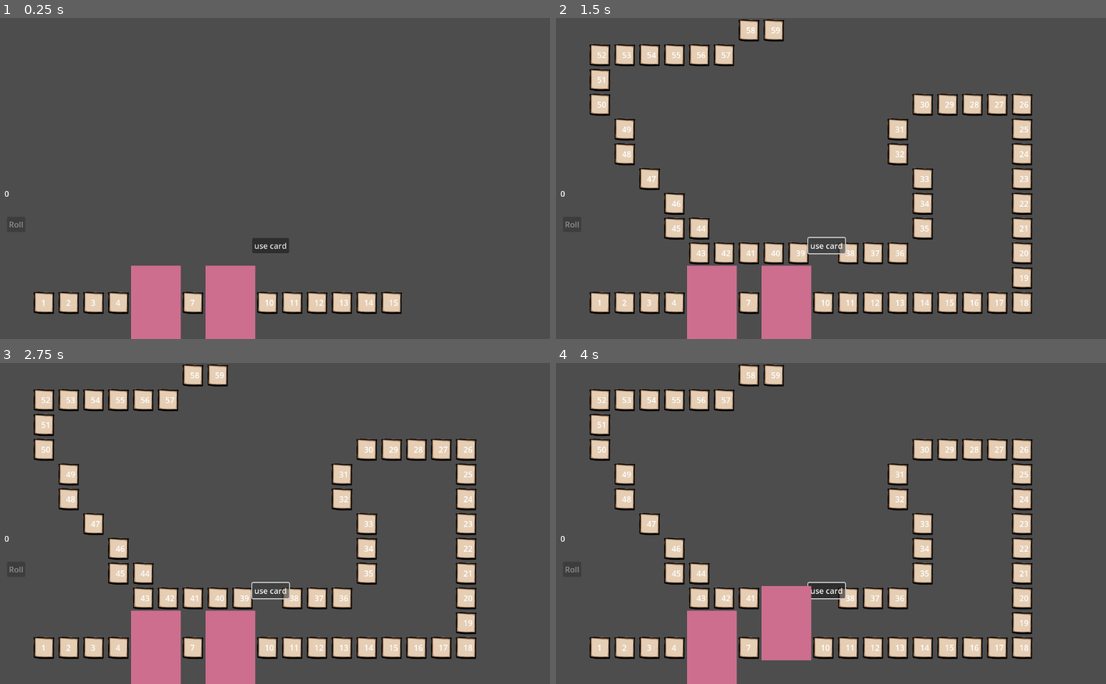
Above: before the commit, frames 1-4 (two rows, left to right).
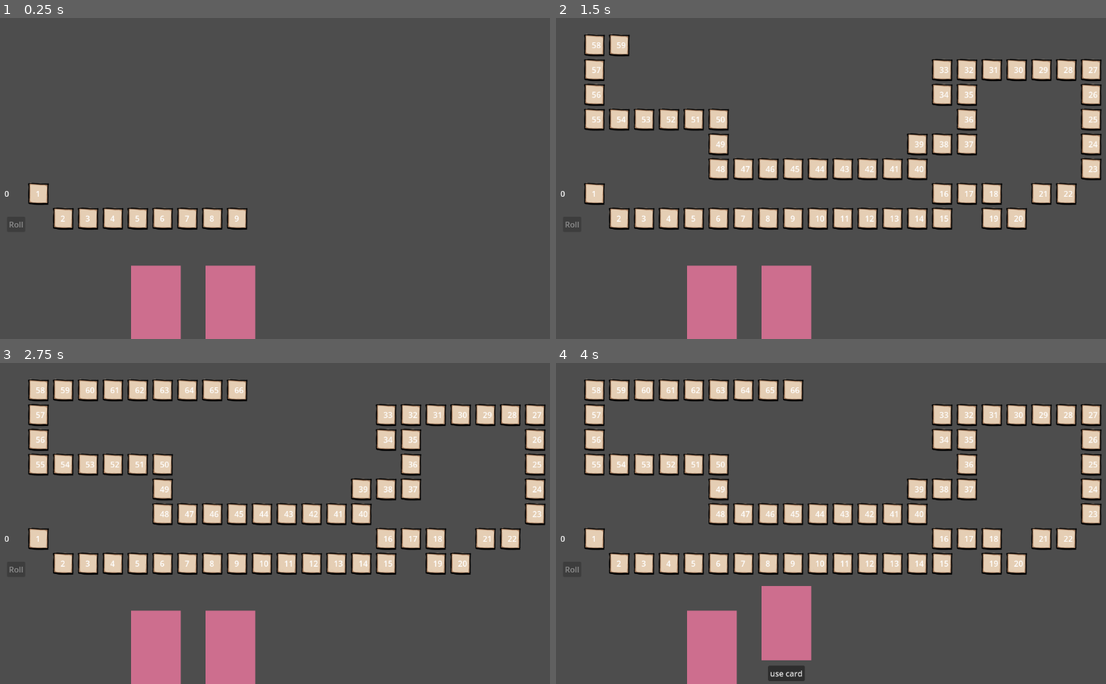
Above: after the commit, the same moments.

Repository: JJWithNoSauce/BandaiSnakeProject
Game: Godot game, scene res://scene/main.tscn
The game is run twice, just before and just after one commit, with the same random seed, the same clock (stepped at 60 frames per second) and the same inputs. This scene is started directly instead of the project's main scene.
Inputs (mouse positions are in pixels of both pictures, inside the frame that each line leads up to):
- Up to frame 1 (0.25 s): no input
- Up to frame 2 (1.5 s): click "use card" at 0.5 s; click "use card" at 1.25 s
- Up to frame 3 (2.75 s): click "use card" at 2 s
- Up to frame 4 (4 s): tap Enter at 2.75 s; move the mouse to (710, 648) at 2.77 s; press the mouse at (710, 648) at 2.78 s; tap Space at 3.5 s; move the mouse to (787, 648) at 3.52 s; release the mouse at (787, 648) at 3.53 s; click (787, 648) at 3.6 s

The runs differ from the first frame. In frame 1, 5.3% of the frame differs, in the area x 5-74%, y 51-93%; in frame 2, 26%; in frame 3, 27%, in the area x 5-100%, y 0-93%; in frame 4, 27%.
Error in both runs: Invalid type in function 'rpc_id' in base 'Callable'. Cannot convert argument 1 from Nil to int. (res://scripts/network/gameController.gd:38)

Commit message:
opt and fix card select

Diff:
--- a/scene/card/cardMagnet.tscn
+++ b/scene/card/cardMagnet.tscn
@@ -25,3 +25,4 @@
 shape = SubResource("RectangleShape2D_heg6y")
 
 [node name="comp_select_allInRange" parent="." instance=ExtResource("3_ik82p")]
+stepRange = 5
--- a/scene/main.tscn
+++ b/scene/main.tscn
@@ -7,9 +7,9 @@
 
 [sub_resource type="Curve2D" id="Curve2D_0jt7g"]
 _data = {
-"points": PackedVector2Array(0, 0, 0, 0, 117, 579, 0, 0, 0, 0, 993, 564, 0, 0, 0, 0, 977, 173, 0, 0, 0, 0, 730, 182, 0, 0, 0, 0, 772, 447, 0, 0, 0, 0, 345, 483, 0, 0, 0, 0, 138, 208, 0, 0, 0, 0, 137, 83, 0, 0, 0, 0, 540, 36)
+"points": PackedVector2Array(0, 0, 0, 0, 112, 367, 0, 0, 0, 0, 168, 438, 0, 0, 0, 0, 671, 439, 0, 0, 0, 0, 841, 395, 0, 0, 0, 0, 985, 405, 0, 0, 0, 0, 1114, 341, 0, 0, 0, 0, 1124, 114, 0, 0, 0, 0, 971, 119, 0, 0, 0, 0, 832, 123, 0, 0, 0, 0, 887, 257, 0, 0, 0, 0, 709, 330, 0, 0, 0, 0, 392, 321, 0, 0, 0, 0, 387, 213, 0, 0, 0, 0, 138, 208, 0, 0, 0, 0, 137, 83, 0, 0, 0, 0, 533, 86)
 }
-point_count = 9
+point_count = 16
 
 [sub_resource type="TileSet" id="TileSet_uhmgl"]
 tile_size = Vector2i(50, 50)
@@ -21,6 +21,7 @@
 [node name="cardContainer" parent="." instance=ExtResource("3_gs4t1")]
 
 [node name="pathLadder" type="Path2D" parent="."]
+position = Vector2(-11, -20)
 curve = SubResource("Curve2D_0jt7g")
 script = ExtResource("2_dghg1")
 
@@ -29,8 +30,8 @@
 format = 2
 
 [node name="pathStep" type="PathFollow2D" parent="pathLadder"]
-position = Vector2(117, 579)
-rotation = -0.0171216
+position = Vector2(112, 367)
+rotation = 0.902964
 loop = false
 
 [node name="ui" type="CanvasLayer" parent="."]
--- a/scene/player.tscn
+++ b/scene/player.tscn
@@ -11,6 +11,10 @@
 properties/0/spawn = true
 properties/0/sync = true
 properties/0/watch = false
+properties/1/path = NodePath(".:stepNow")
+properties/1/spawn = true
+properties/1/sync = true
+properties/1/watch = false
 
 [node name="player" type="CharacterBody2D"]
 script = ExtResource("1_6k7cx")
--- a/scene/ui/cardContainer.tscn
+++ b/scene/ui/cardContainer.tscn
@@ -20,10 +20,15 @@
 position = Vector2(800, 600)
 
 [node name="useCard" type="Button" parent="."]
-offset_left = 544.0
-offset_top = 444.0
-offset_right = 618.0
-offset_bottom = 475.0
+anchors_preset = 2
+anchor_top = 1.0
+anchor_bottom = 1.0
+offset_left = 312.0
+offset_top = -37.0
+offset_right = 386.0
+offset_bottom = -6.0
+grow_vertical = 0
+pivot_offset = Vector2(37.165, 14.47)
 text = "use card"
 
 [connection signal="child_entered_tree" from="cardPos" to="." method="_on_card_pos_child_entered_tree"]
--- a/scripts/component/game/comp_select_allInRange.gd
+++ b/scripts/component/game/comp_select_allInRange.gd
@@ -1,35 +1,15 @@
-extends Node2D
-var aim:PackedScene = load("res://scene/component/ui/aim.tscn")
-signal selectPlayer(players)
-var players = []
+extends SelectParent
 
-func _ready():
-	get_parent().connect("isActivate",activate)
-	pass
-
-func _process(delta):
-	pass
-
-func activate(p):
-	if p : genSelect()
+@export var stepRange = 1
 
 func genSelect():
 	var nowPlayer:Player = ActionControl.nowPlayer
 	var allPlayer = ActionControl.playersStat
+
 	for i in  allPlayer:
 		var player = allPlayer[i]
 		if player == nowPlayer: continue
-		print(nowPlayer)
+
 		var delStep = nowPlayer.stepNow - player.stepNow
-		if abs(delStep) <= 5 :
-			setTarget(player,false)
-
-func setTarget(player,canSelect):
-	var ins = aim.instantiate()
-	ins.init(player,canSelect)
-	add_child(ins)
-	ins.connect("selectPlayer",getSelectPlayer)
-
-func getSelectPlayer(player):
-	players.append(player)
-	print(players)
+		if abs(delStep) <= stepRange:
+			setTarget(player,true)
--- a/scripts/component/ui/aim.gd
+++ b/scripts/component/ui/aim.gd
@@ -4,7 +4,6 @@
 var player:Player
 var isCanSelect = true
 var isSelect = false
-var isFirst = false
 
 signal selectPlayer(player)
 
@@ -22,9 +21,7 @@
 
 
 func _process(delta):
-	if not isFirst :
-		isFirst = true
-		global_position = player.global_position
+	global_position = player.global_position
 
 func _on_hitbox_mouse_entered():
 	isMouse = true
@@ -34,10 +31,10 @@
 
 func _input(event):
 	if event.is_action_pressed("click") and isMouse and isCanSelect:
-		get_tree().call_group("aimming","playerSelected")
 		$Polygon2D.visible = false
 		$Polygon2D2.visible = true
 		isSelect = true
+		get_tree().call_group("aimming","playerSelected")
 
 func playerSelected():
 	if isSelect : return
--- a/scripts/main.gd
+++ b/scripts/main.gd
@@ -13,6 +13,7 @@
 
 func on_genCelled():
 	spwanPlayer()
+	await  Lib.wait(0.5)
 	ActionControl.setNowPlayer(Lib.getUID())
 
 func spwanPlayer():
@@ -34,7 +35,7 @@
 
 func endTurn():
 	GameController.server_roll.rpc(reqPoint)
-	await get_tree().create_timer(0.2).timeout
+	await Lib.wait(0.2)
 	point = GameController.point
 
 	GameController.server_getEndTurn.rpc()
@@ -45,7 +46,9 @@
 	$ui/roll.disabled = true
 	$trunTimeout.stop()
 
-func on_isTrun():
+	get_tree().call_group("network","on_endTurn")
+
+func on_isTurn():
 	$trunTimeout.start()
 	$ui/roll.disabled = false
 
--- a/scripts/manager/ladderManager.gd
+++ b/scripts/manager/ladderManager.gd
@@ -19,7 +19,7 @@
 
 func _physics_process(delta):
 	genCell()
-	next += delta
+	next += delta * 0.6
 
 func genCell():
 	if isgenCell : return
--- a/scripts/network/gameController.gd
+++ b/scripts/network/gameController.gd
@@ -48,4 +48,4 @@
 @rpc("authority","call_local","reliable",2)
 func nextTurn():
 	isTrun = true
-	get_tree().call_group("network","on_isTrun")
+	get_tree().call_group("network","on_isTurn")
--- a/scripts/superClass/cardParent.gd
+++ b/scripts/superClass/cardParent.gd
@@ -14,8 +14,13 @@
 
 	activate = p
 	isActivate.emit(activate)
+	var use = get_parent().get_node("useCard")
 
-	if activate : position.y -= 50
+	if activate :
+		use.visible = true
+		use.global_position.x = global_position.x - use.size.x/2
+		position.y -= 50
 	else :
+		use.visible = false
 		get_tree().call_group("card","on_deActivate")
 		position.y += 50
--- /dev/null
+++ b/scripts/superClass/selectParent.gd
@@ -0,0 +1,26 @@
+extends Node2D
+class_name SelectParent
+
+var aim:PackedScene = load("res://scene/component/ui/aim.tscn")
+signal selectPlayer(players)
+var players = []
+
+func _ready():
+	get_parent().connect("isActivate",activate)
+
+func _process(delta):
+	pass
+
+func activate(p):
+	if p : genSelect()
+
+func genSelect(): pass
+
+func setTarget(player,canSelect):
+	var ins = aim.instantiate()
+	ins.init(player,canSelect)
+	add_child(ins)
+	ins.connect("selectPlayer",getSelectPlayer)
+
+func getSelectPlayer(player):
+	players.append(player)
--- a/scripts/ui/cardContainer.gd
+++ b/scripts/ui/cardContainer.gd
@@ -4,6 +4,7 @@
 
 func _ready():
 	add_to_group("card")
+	add_to_group("network")
 	draw()
 	draw()
 
@@ -27,3 +28,9 @@
 
 func _on_use_card_pressed():
 	get_tree().call_group("card","on_useCard")
+
+func on_isTurn():
+	$useCard.disabled = false
+
+func on_endTurn():
+	$useCard.disabled = true
